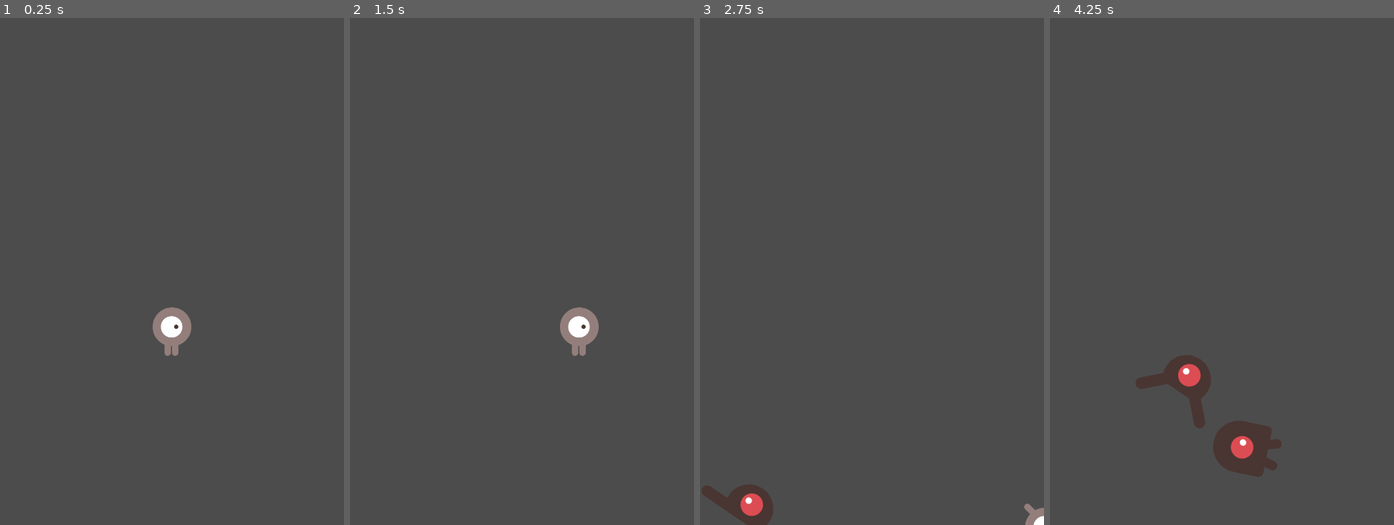
Above: before the commit, frames 1-4 (left to right).
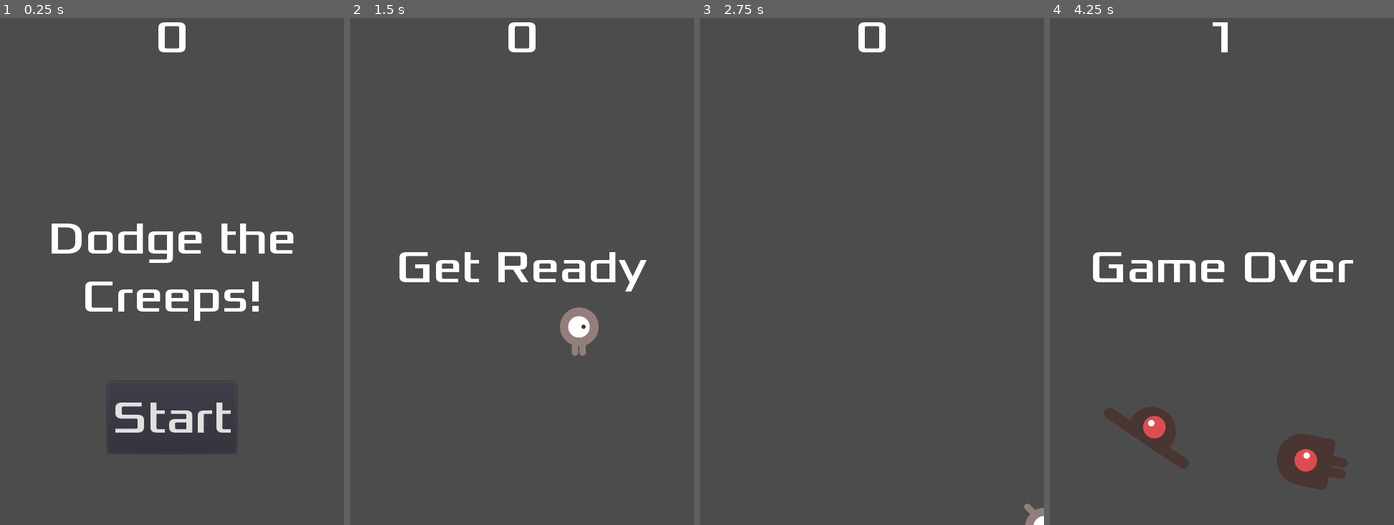
Above: after the commit, the same moments.

Repository: DeivissonLisboa/godot-first-2d-game
Game: Godot game, scene res://Main.tscn
The game is run twice, just before and just after one commit, with the same random seed, the same clock (stepped at 60 frames per second) and the same inputs.
Inputs (mouse positions are in pixels of both pictures, inside the frame that each line leads up to):
- Up to frame 1 (0.25 s): no input
- Up to frame 2 (1.5 s): click (522, 418) at 0.5 s, where only the run after the commit has a clickable "Start"; tap Enter at 1.25 s; hold D (move_right) from 1.28 s (still down)
- Up to frame 3 (2.75 s): release D (move_right) at 2.03 s; hold S (move_down) from 2.03 s (still down)
- Up to frame 4 (4.25 s): release S (move_down) at 2.78 s; hold D (move_right) 2.78-3.53 s; hold W (move_up) from 3.53 s (still down)

The runs differ from the first frame. In frame 1, 4.9% of the frame differs, in the area x 15-86%, y 0-86%; in frame 2, 2.0%; in frame 3, 1.3%; in frame 4, 7.4%, in the area x 12-89%, y 0-94%.

Commit message:
Create HUD instance on Main scene

Diff:
--- a/Main.gd
+++ b/Main.gd
@@ -5,16 +5,17 @@
 
 func _ready():
 	randomize()
-	new_game()
 
 func game_over():
 	$ScoreTimer.stop()
 	$MobTimer.stop()
+	$HUD.show_game_over()
 
 func new_game():
 	score = 0
 	$player.start($StartPosition.position)
 	$StartTimer.start()
+	$HUD.show_message("Get Ready")
 
 
 func _on_MobTimer_timeout():
@@ -38,6 +39,7 @@
 
 func _on_ScoreTimer_timeout():
 	score += 1
+	$HUD.update_score(score)
 
 
 func _on_StartTimer_timeout():
--- a/Main.tscn
+++ b/Main.tscn
@@ -1,8 +1,9 @@
-[gd_scene load_steps=5 format=2]
+[gd_scene load_steps=6 format=2]
 
 [ext_resource path="res://player.tscn" type="PackedScene" id=1]
 [ext_resource path="res://Main.gd" type="Script" id=2]
 [ext_resource path="res://mob.tscn" type="PackedScene" id=3]
+[ext_resource path="res://HUD.tscn" type="PackedScene" id=4]
 
 [sub_resource type="Curve2D" id=1]
 _data = {
@@ -32,7 +33,10 @@
 
 [node name="MobSpawnLocation" type="PathFollow2D" parent="MobPath"]
 
+[node name="HUD" parent="." instance=ExtResource( 4 )]
+
 [connection signal="hit" from="player" to="." method="game_over"]
 [connection signal="timeout" from="MobTimer" to="." method="_on_MobTimer_timeout"]
 [connection signal="timeout" from="ScoreTimer" to="." method="_on_ScoreTimer_timeout"]
 [connection signal="timeout" from="StartTimer" to="." method="_on_StartTimer_timeout"]
+[connection signal="start_game" from="HUD" to="." method="new_game"]
